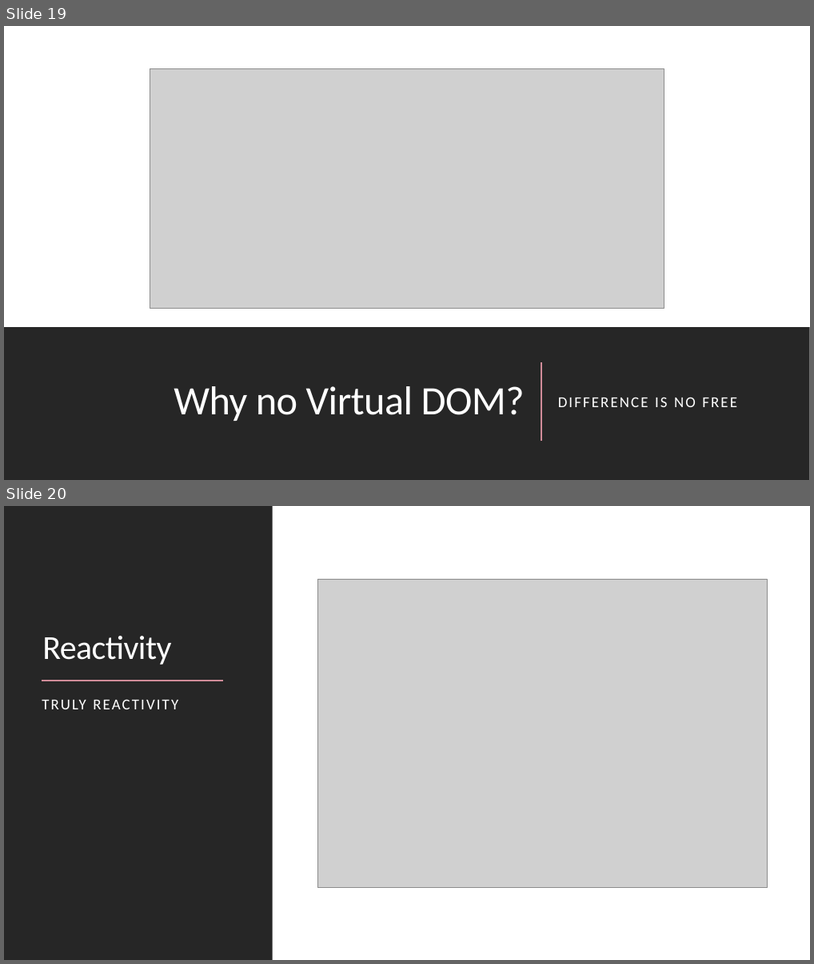
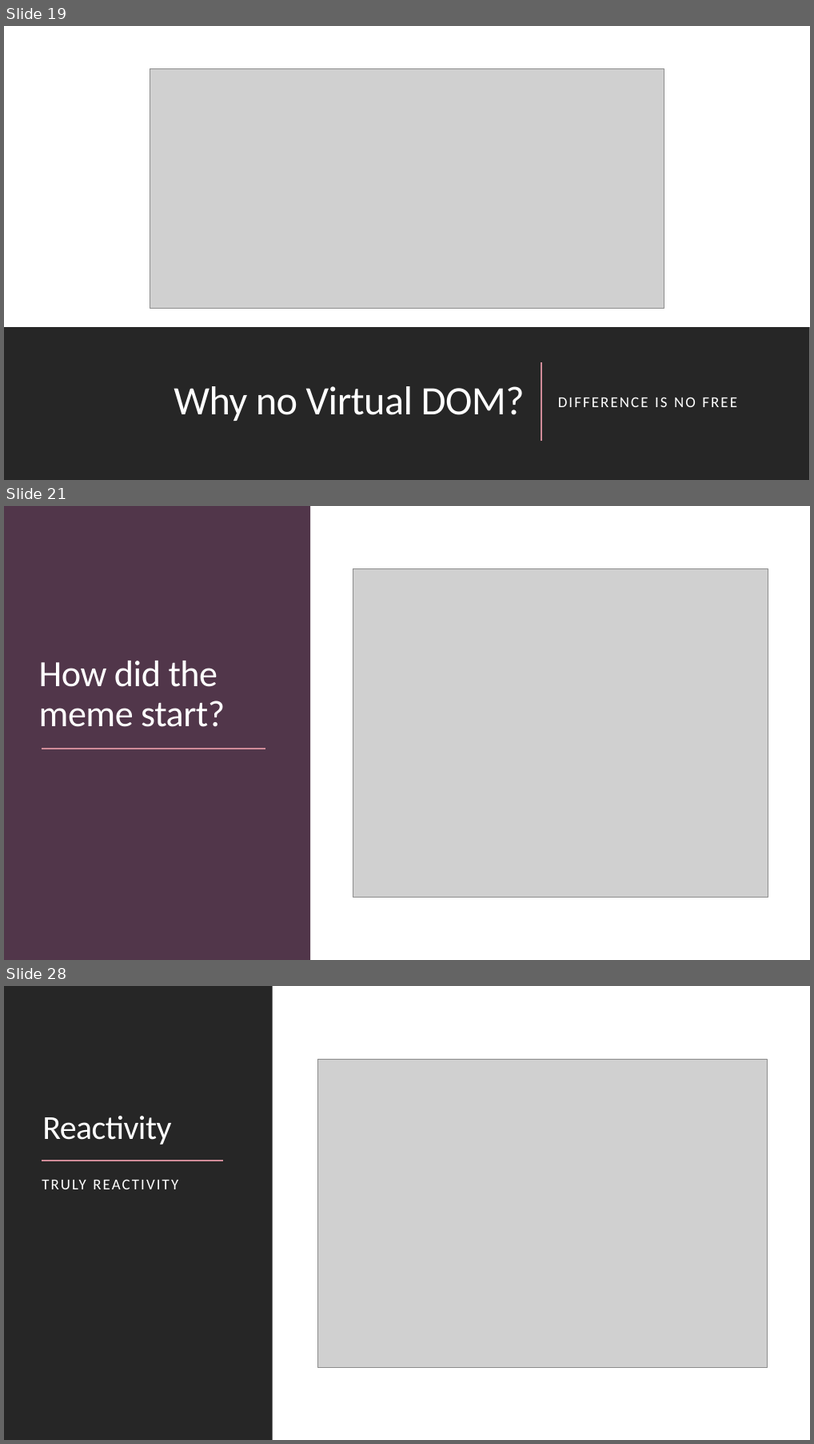
Before and after one commit to the-homeless-god/Profile, a slide deck: Presentations/Svelte framework.pptx. Shown one above the other, each under a label of ours: slides 19 and 20 before the commit, slides 19, 21 and 28 after it; the slides between them are not shown. The pictures are 814x964 and 814x1444 pixels, drawn with LibreOffice and Linux fonts; fonts in the diff are those of the drawing; grey boxes stand for pictures. Boxes give left, top, right and bottom in pixels: in the first picture for what was removed or moved away, otherwise in the second. Text is boxed around its words. In the diff, an @@ line names an element or a change of style, - is before the commit and + after.

```diff
--- a/Presentations/Svelte framework.pptx
+++ b/Presentations/Svelte framework.pptx
@@ slide 21 added at [4, 506, 810, 960], background #FFFFFF @@
@@ rectangle added at [4, 506, 810, 960], fill #FFFFFF @@
@@ rectangle added at [4, 506, 310, 960], fill #51364A @@
@@ picture added at [354, 569, 769, 896] @@
@@ title added at [39, 660, 225, 727], 44 pt, text #FFFFFF @@
+How did the meme start?
@@ line added from (42, 748) to (266, 748), #D08C99 1.5 pt @@
@@ rectangle added at [4, 929, 810, 960], fill #262626 @@
@@ what was slide 20 is now slide 28 @@
```
Also in this commit, not shown: 1 slide changed, 8 other slides added.
